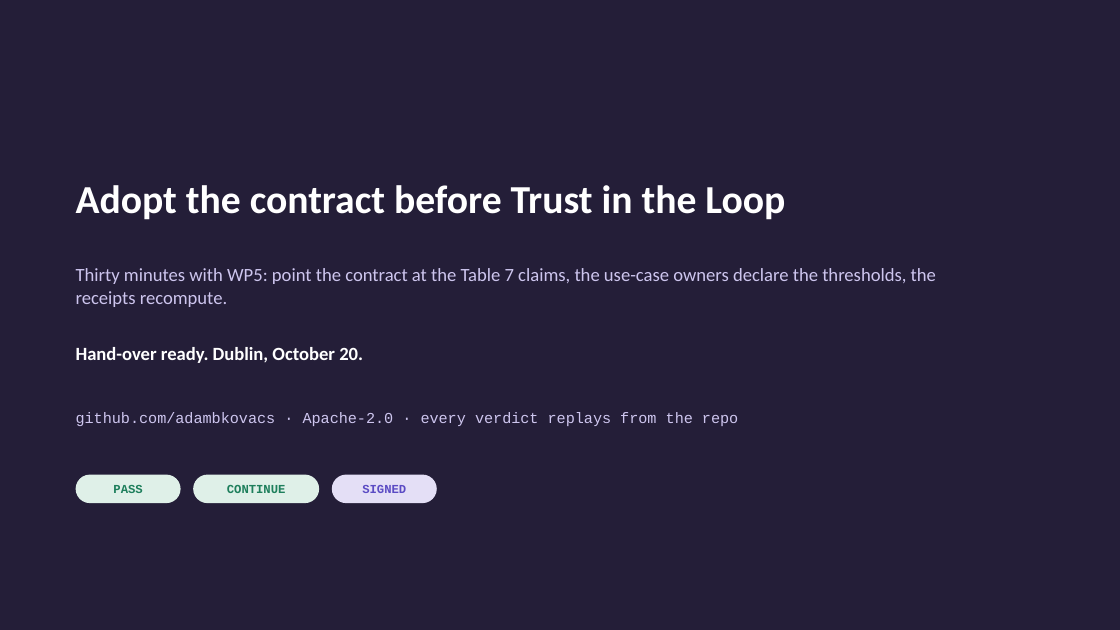
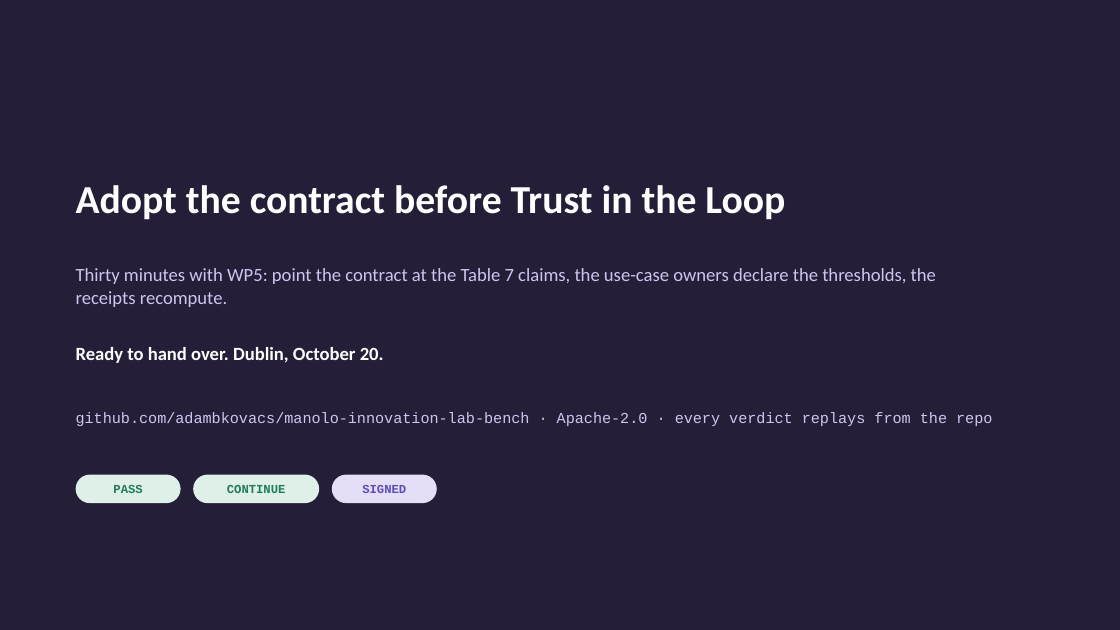
Before and after one commit to adambkovacs/manolo-innovation-lab-bench, a slide deck: slide 8 of presentation.pptx. Drawn at 1120x630 pixels with LibreOffice and Linux fonts; fonts in the diff are those of the drawing. Boxes give left, top, right and bottom in pixels: in the first picture for what was removed or moved away, otherwise in the second. Text is boxed around its words. In the diff, an @@ line names an element or a change of style, - is before the commit and + after.

```diff
--- a/presentation.pptx
+++ b/presentation.pptx
@@ text at bbox=[76, 347, 384, 363]: text changed @@
-Hand-over ready. Dublin, October 20.
+Ready to hand over. Dublin, October 20.
@@ text at bbox=[76, 412, 992, 426]: text changed @@
-github.com/adambkovacs · Apache-2.0 · every verdict replays from the repo
+github.com/adambkovacs/manolo-innovation-lab-bench · Apache-2.0 · every verdict replays from the repo
```
Also in this commit, not shown: 3 other slides changed, 3 other files.
